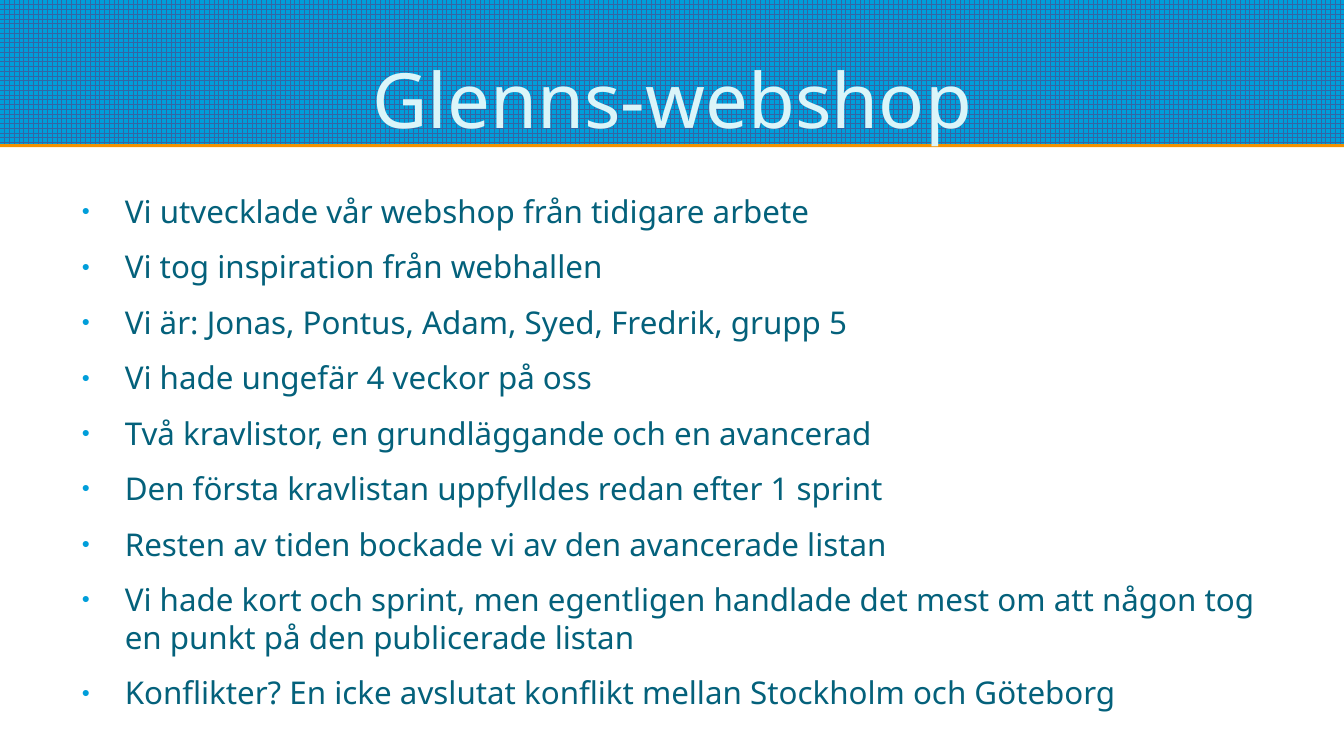
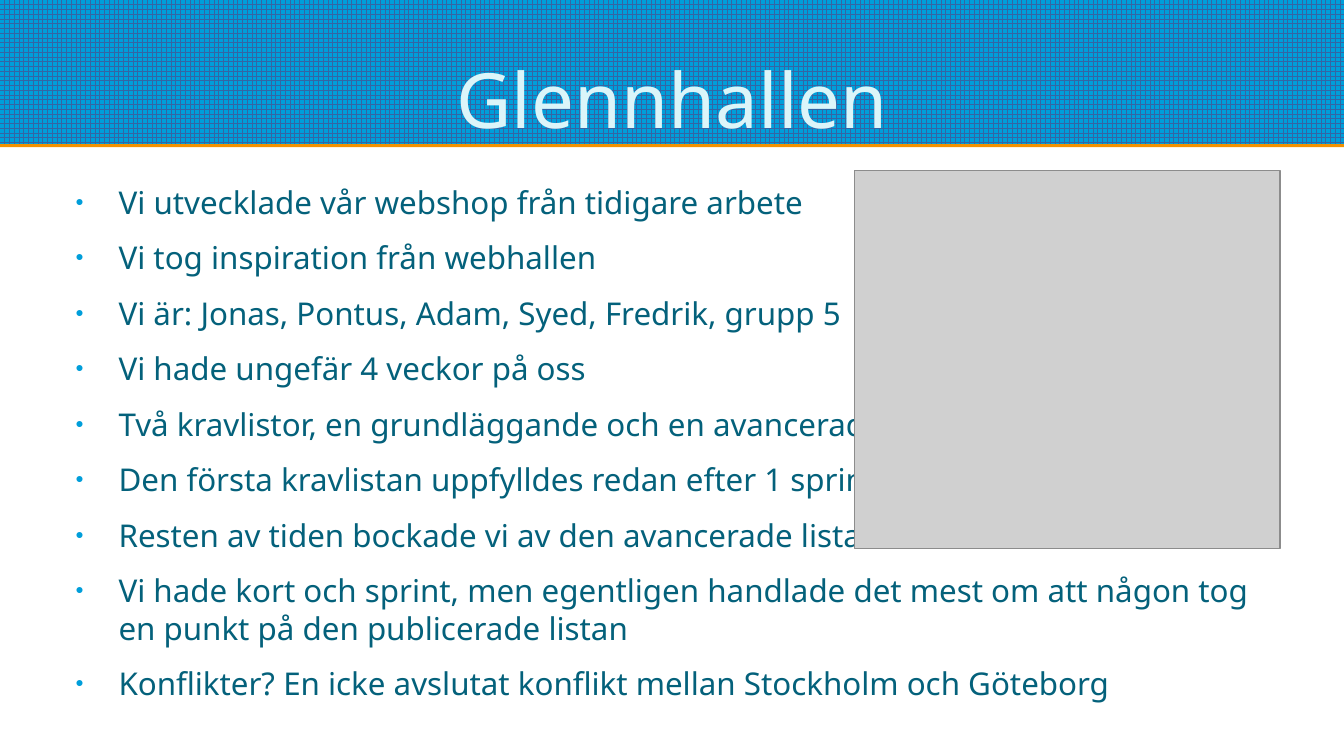
Before and after one commit to pontusOlssonGit/glenns-webshop, a slide deck: slide 1 of redovisning.odp. Drawn at 1344x756 pixels with LibreOffice and Linux fonts; fonts in the diff are those of the drawing; grey boxes stand for pictures. Boxes give left, top, right and bottom in pixels: in the first picture for what was removed or moved away, otherwise in the second. Text is boxed around its words. In the diff, an @@ line names an element or a change of style, - is before the commit and + after.

```diff
--- a/redovisning.odp
+++ b/redovisning.odp
@@ title at (x1=456, y1=57, x2=888, y2=148): text changed @@
-Glenns-webshop
+Glennhallen
@@ picture added at (x1=855, y1=171, x2=1281, y2=549) @@
@@ text "Vi utvecklade vår webshop från ..." moved from (x1=125, y1=197, x2=1255, y2=712) to (x1=119, y1=188, x2=1248, y2=703) @@
```
Also in this commit, not shown: 9 other slides changed, 1 slide added, 4 other files.
